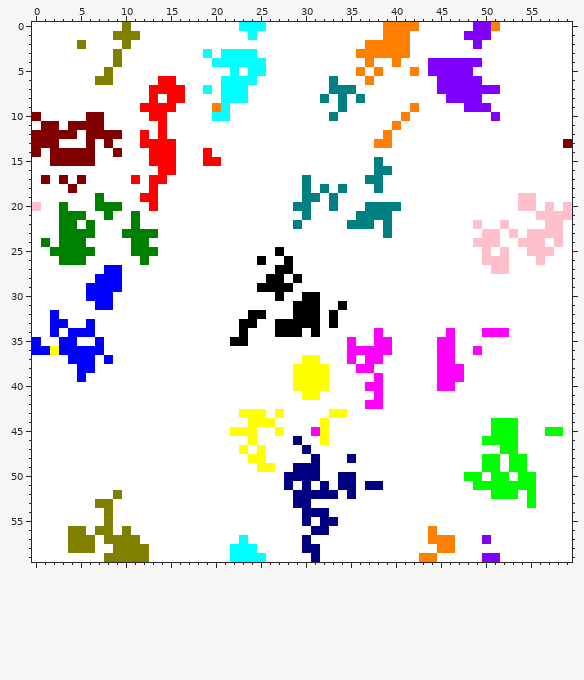
A pixel-art sprite gets an edit: formigas/data/fim.png. The first picture shows the starting point.
The file is 60x60 pixels.
And afterwards:
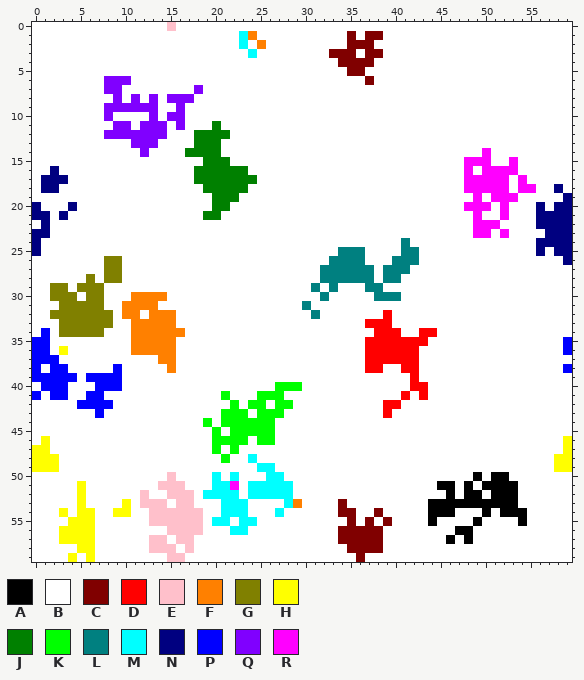
Palette (. is transparent): A #000000  B #ffffff  C #800000  D #ff0000  E #ffc0cb  F #ff8000  G #808000  H #ffff00  J #008000  K #00ff00  L #008080  M #00ffff  N #000080  P #0000ff  Q #8000ff  R #ff00ff
Edits made:
Changed rows in their new state; - is an unchanged pixel.
first column x 0:
 0 ----------B----E-------BBB-------------BBBB------BBB--------
 1 ---------BBB-----------MF----------C-CCBBB------BBB---------
 2 -----B----B------------M-F---------CCCBBBB-------B----------
 3 ---------B---------B-BBB---------CCCBCCBBB------------------
 4 ---------B----------BBBBBB--------CCCC--B---BBBBBB----------
 5 --------B-------------B-BB---------CC-B---B-BBBBB-----------
 6 -------BQQQ---BB-----BBBB--------B---C-------BBBBB----------
 7 --------QQ---BBBB-QB-BBB---------BBB---------BBBBBBB--------
 8 ---------Q-Q-Q-QQQ---BBB--------B-B-B---------BBBB----------
 9 --------QQQQQQBBQ---BB------------B-------B-----BBB---------
10 B-----BBQ----QBQQ---BB-----------B-------B---------B--------
11 -BB-BBBB-QQ-QQQ-Q---J-------------------B-------------------
12 BBBBB-BBQQQQQQQ---JJJJ-----------------B--------------------
13 BBB---B-B--QQQBB--JJJ-----------------BB-------------------B
14 B-BBBBB--B--QBBB-JJJJ-----------------------------R---------
15 --BBBBB------BBB---JJJ----------------B---------RRR--R------
16 --N-----------BB--JJJJJJ--------------BB--------R-RRRR------
17 -NNN-B-----B-BB---JJJJJJJ-----B------BB---------RRRRR-R-----
18 -NN-B--------B-----JJJJJ------B-B-B---B---------RRRRR-RR--N-
19 -------B----BB------JJJ-------BB-B---------------R-RRRBB---N
20 N--BN--BBB---B------JJ-------BB--B---BBBB-------RRR-R-BBNBNN
21 NN-NBB--B--B-------JJ---------B-----BBBB---------R--R---NNNN
22 -N-BB-B----B-----------------B-----BBB-B---------RRRB---NNNN
23 NN-BBBB---BBBB-------------------------B---------RRBRB-BBNNN
24 NB-BBB-----BB----------------------------L-------BBB--BBNNNN
25 N-BBBBB----BBB-------------B------LLL----LL-------B-B--BNBNN
26 ---BBB--GG--B------------B--B----LLLL---LLL-------BBB---B--N
27 --------GG-----------------BB---LLLLLL-LLL---------BB-------
28 ------GBGG----------------BB-B--LLLLLL-LL-------------------
29 --GG-GGGBB---------------BBBB--L-L---LL---------------------
30 --GGG-GGB--FFFF------------B--BBL-----LLL-------------------
31 ---GGGGGB-FFFF---------------BLB--B-------------------------
32 --GGGGGGG-FF-FFF--------BB---BBL-B-----D--------------------
33 --BGGGGGG--FFFFF-------BB--BBBBB-B---DDD--------------------
34 -PBGGGGG---FFFFFF------B---BBB-B------DDD--DD-B---BBB-------
35 -P-BB--B---FFFFF------BB-----------B-DDDDDDD-BB------------P
36 --BHBBBB---FFFFF-------------------BBDDDDDD--BB--B---------P
37 PPP-BBB-B-----FF--------------BB---B-DDDDDD--BB-------------
38 P-PP-BB--P-----F-------------BBBB---BDD--DD--BBB-----------P
39 PPPPPBPPPP-------------------BBBB-----B---D--BBB------------
40 -PPP---PPP-----------------KKKBBB----BB---DD-BB-------------
41 P-PP--PP-------------K---KKK--BB------B--D-D----------------
42 -----PPPP-------------K-KK-KK--------BBDD-------------------
43 -------P-------------KKKBKKK-----BB----D--------------------
44 -------------------K-KKKKKK-----B------------------BBB------
45 --------------------K-KKKKKB---BB------------------BBB---BB-
46 -H------------------KKKKBKK--B--B-----------------BBBB-----H
47 HH------------------K-KB-B----B---------------------BB-----H
48 HHH------------------K--MB-----B---B--------------BB-BB---HH
49 HHH----------------------MM--BBB------------------BB-BB---HH
50 ---------------E----M-M---MMBBBB--BB------------BA-AA-BB----
51 -----H--------EEE---MMR-MMMMM-B-B-BB-BB------AA-ABAAAABB----
52 -----H---B--E--EEE-MMMM-MMMMMBBBBB-B----------A-AA-AAA-B----
53 -----H-BB-H-EEE-EE---MMM----MFB---C---------AAAAAAAAAA-B----
54 ---H-HH-BHH--EEEEEE--MMM---M--BBB-CC--C-----AAA---A-AAA-----
55 ----HHH-B----EEEEEE-MM-MM-----B-BB-C-C-C----A----A----A-----
56 ---HHHHBB-B----EEEE---MM-------BB-CCCCC-----B--AA-----------
57 ---HHHH-BBBB-EE-EE-----B------B---CCCCC-----BBA-A-B---------
58 ----BHH--BBBBEEE-E----BBB-----BB---CCCC------BB-------------
59 ----H-H-BBBBB--EE-----BBBB-----B----C------BB-----BB--------
